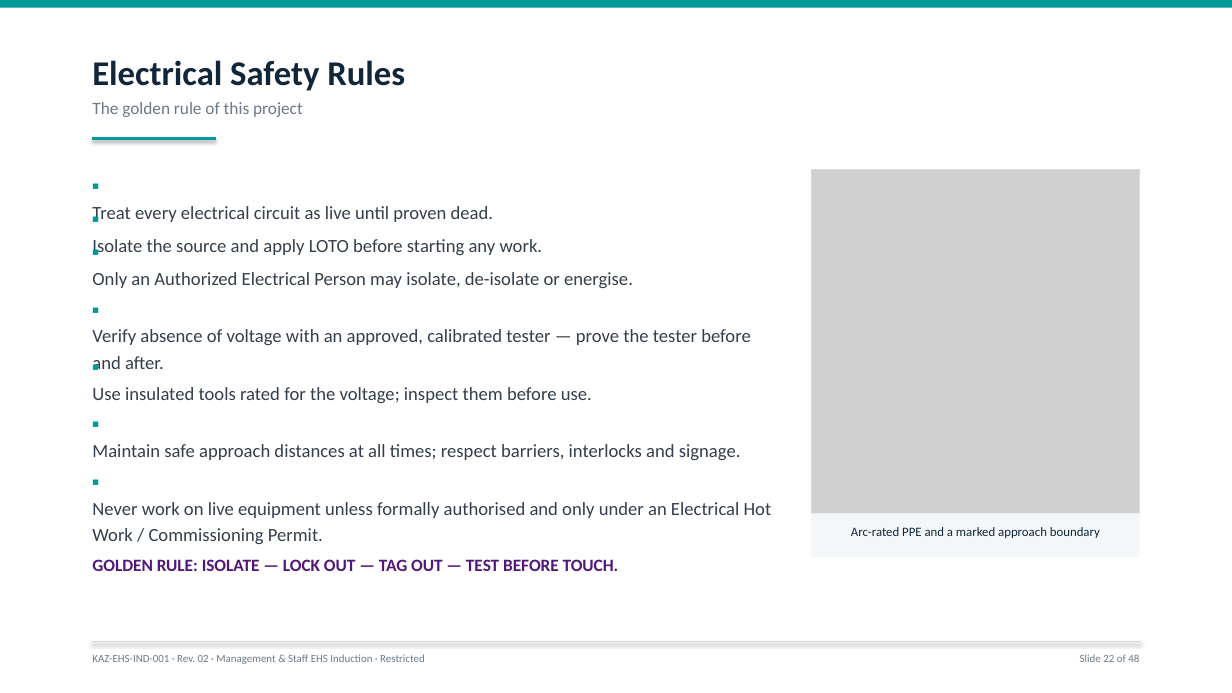
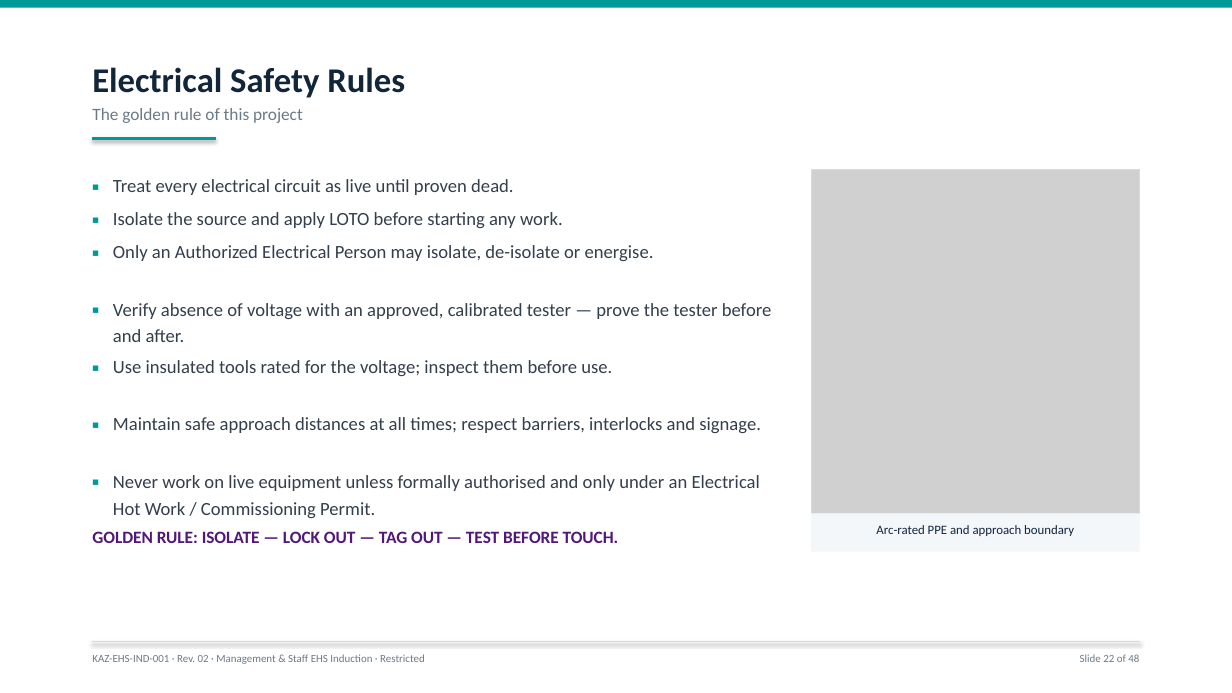
Before and after one commit to ahmuuytt09-dot/ahmed, a slide deck: slide 22 of EHS_Induction_Review/KAZ_Management_Staff_EHS_Induction_Rev02.pptx. Drawn at 1232x693 pixels with LibreOffice and Linux fonts; fonts in the diff are those of the drawing; grey boxes stand for pictures. Boxes give left, top, right and bottom in pixels: in the first picture for what was removed or moved away, otherwise in the second. Text is boxed around its words. In the diff, an @@ line names an element or a change of style, - is before the commit and + after.

```diff
--- a/EHS_Induction_Review/KAZ_Management_Staff_EHS_Induction_Rev02.pptx
+++ b/EHS_Induction_Review/KAZ_Management_Staff_EHS_Induction_Rev02.pptx
@@ text "Electrical Safety Rules" at box(92, 67, 405, 98): line spacing 1 to 1.15 @@
@@ text "The golden rule of this ...": place and size @@
-text "The golden rule of this ..." at box(92, 102, 303, 117)
+text "The golden rule of this ..." at box(92, 108, 303, 123)
@@ text at box(113, 179, 513, 195): paragraph removed @@
-▪
@@ text "Treat every electrical circuit as ...": place and size @@
-text "Treat every electrical circuit as ..." at box(92, 206, 493, 222)
+text "Treat every electrical circuit as ..." at box(113, 179, 513, 195)
@@ text added at box(92, 203, 113, 227), 14.5 pt, text #009999, bold @@
+▪
@@ text at box(113, 212, 563, 228): paragraph removed @@
-▪
@@ text "Isolate the source and apply ...": place and size @@
-text "Isolate the source and apply ..." at box(92, 239, 543, 255)
+text "Isolate the source and apply ..." at box(113, 212, 563, 228)
@@ text added at box(92, 237, 113, 285), 14.5 pt, text #009999, bold @@
+▪
@@ text at box(113, 245, 654, 261): paragraph removed @@
-▪
@@ text "Only an Authorized Electrical Person ...": place and size @@
-text "Only an Authorized Electrical Person ..." at box(92, 272, 633, 288)
+text "Only an Authorized Electrical Person ..." at box(113, 245, 654, 261)
@@ text added at box(92, 294, 113, 342), 14.5 pt, text #009999, bold @@
+▪
@@ text at box(113, 303, 772, 342): paragraph removed @@
-▪
@@ text "Verify absence of voltage with ...": place and size @@
-text "Verify absence of voltage with ..." at box(92, 329, 751, 370)
+text "Verify absence of voltage with ..." at box(113, 303, 772, 342)
@@ text added at box(92, 351, 113, 399), 14.5 pt, text #009999, bold @@
+▪
@@ text at box(113, 360, 612, 376): paragraph removed @@
-▪
@@ text "Use insulated tools rated for ...": place and size @@
-text "Use insulated tools rated for ..." at box(92, 387, 592, 403)
+text "Use insulated tools rated for ..." at box(113, 360, 612, 376)
@@ text added at box(92, 409, 113, 457), 14.5 pt, text #009999, bold @@
+▪
@@ text at box(113, 417, 761, 433): paragraph removed @@
-▪
@@ text "Maintain safe approach distances at ...": place and size @@
-text "Maintain safe approach distances at ..." at box(92, 444, 741, 460)
+text "Maintain safe approach distances at ..." at box(113, 417, 761, 433)
@@ text added at box(92, 466, 113, 514), 14.5 pt, text #009999, bold @@
+▪
@@ text at box(113, 475, 760, 518): paragraph removed @@
-▪
@@ text "Never work on live equipment ...": place and size @@
-text "Never work on live equipment ..." at box(92, 502, 772, 544)
+text "Never work on live equipment ..." at box(113, 475, 760, 518)
@@ text "GOLDEN RULE: ISOLATE — LOCK ...": place and size @@
-text "GOLDEN RULE: ISOLATE — LOCK ..." at box(92, 559, 619, 571)
+text "GOLDEN RULE: ISOLATE — LOCK ..." at box(92, 531, 619, 543)
@@ rectangle: place and size @@
-rectangle at box(811, 514, 1141, 557)
+rectangle at box(811, 514, 1141, 553)
@@ text at box(876, 525, 1074, 536): text changed @@
-Arc-rated PPE and a marked approach boundary
+Arc-rated PPE and approach boundary
```
Also in this commit, not shown: 46 other slides changed, 9 other files.
